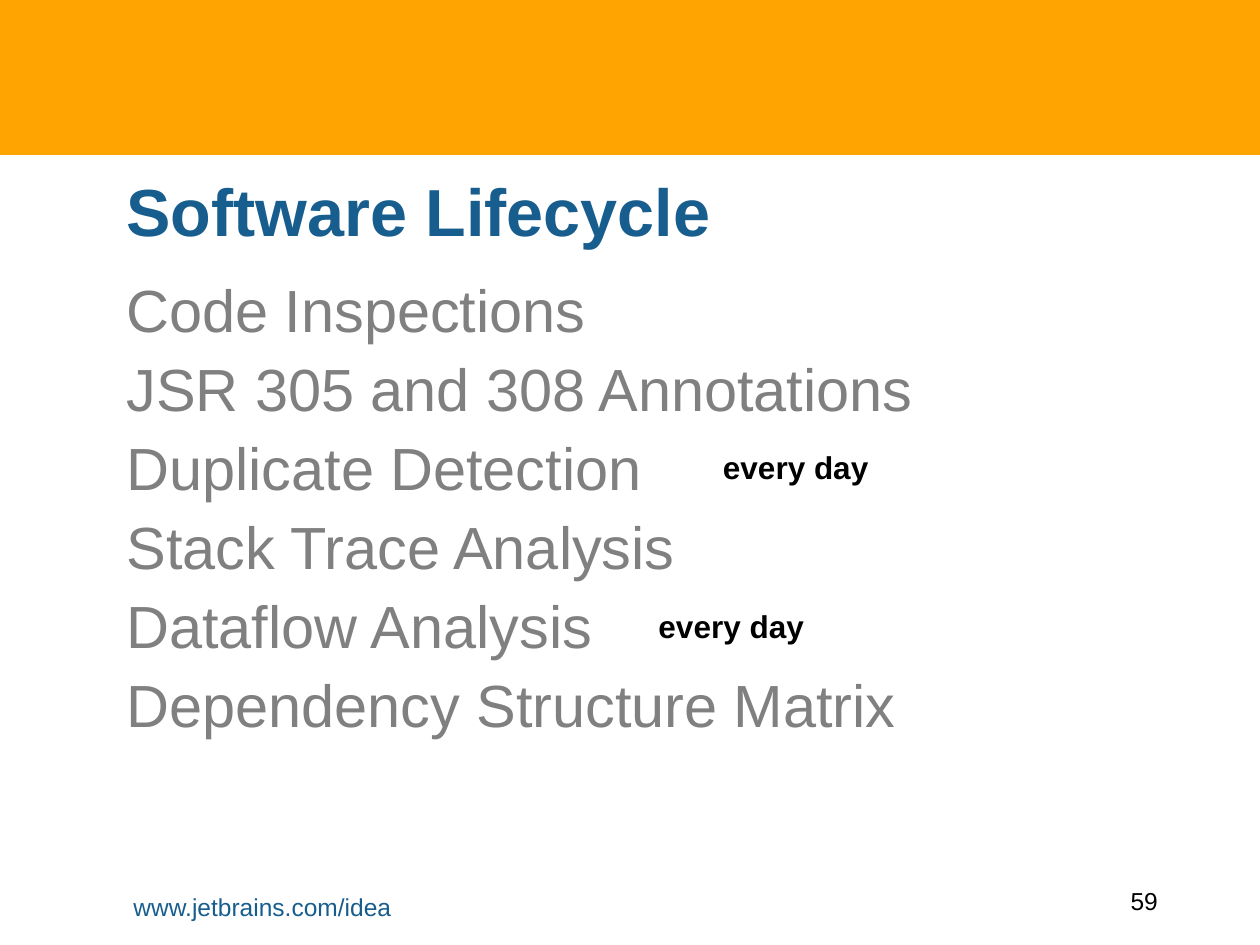
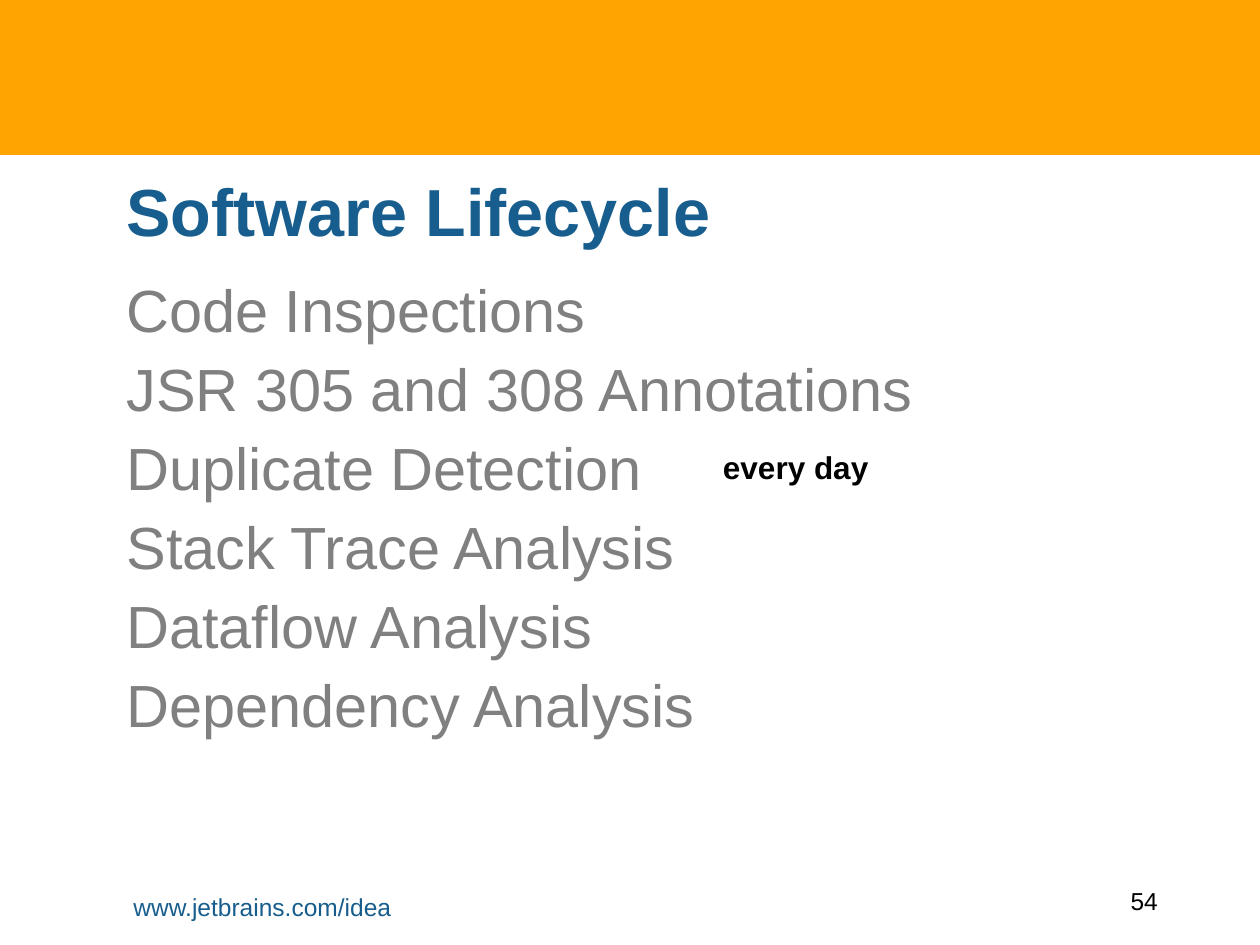
Before and after one commit to HamletDRC/presentations, a slide deck: slide 54 of staticanalysis/StaticAnalysisInIDEA.odp (slide 59 before the commit). Drawn at 1260x945 pixels with LibreOffice and Linux fonts; fonts in the diff are those of the drawing; background and template pictures are left out. Boxes give left, top, right and bottom in pixels: in the first picture for what was removed or moved away, otherwise in the second. Text is boxed around its words. In the diff, an @@ line names an element or a change of style, - is before the commit and + after.

Commit message:
Static Analysis: Final run thru and final version of slides and code.

```diff
--- a/staticanalysis/StaticAnalysisInIDEA.odp
+++ b/staticanalysis/StaticAnalysisInIDEA.odp
@@ text removed at <box>658,615,804,644</box> @@
-every day
@@ text at <box>127,684,694,738</box>: text changed @@
-Dependency Structure Matrix
+Dependency Analysis
@@ page number at <box>1131,893,1158,911</box>: text changed @@
-59
+54
```
Also in this commit, not shown: 9 other slides changed, 4 slides added, 9 slides removed, 1 other file.
